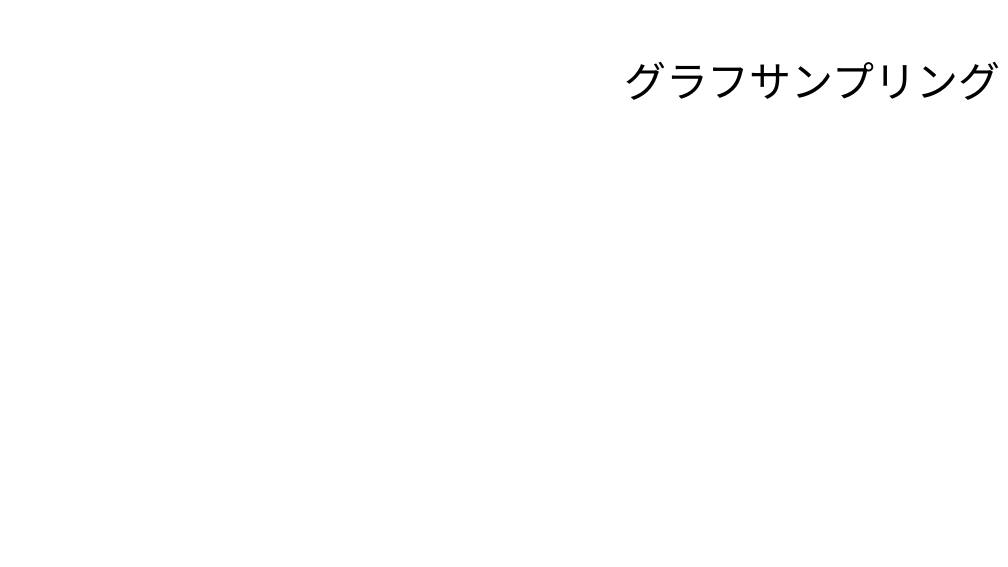
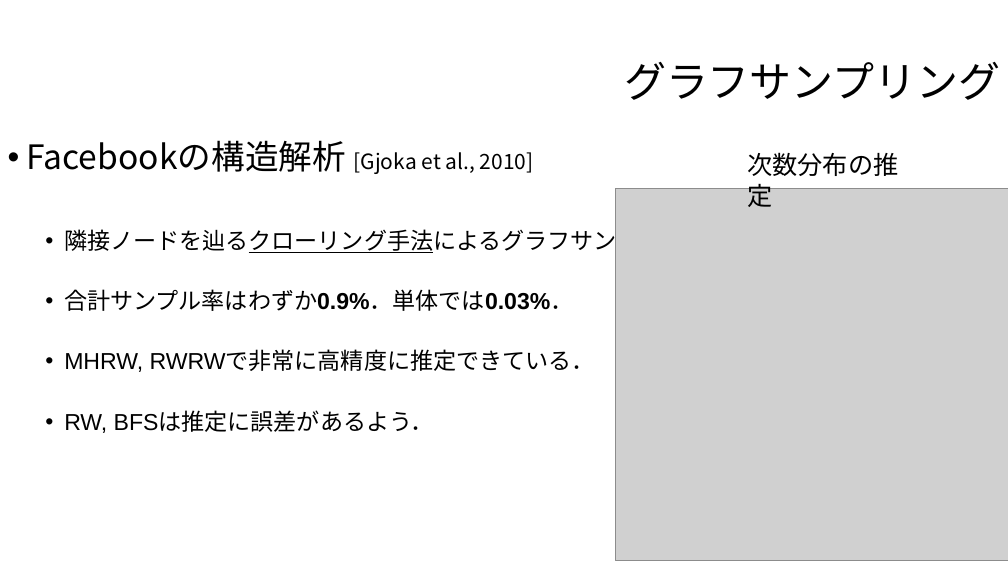
Before and after one commit to hiragaatsuya/trial_shudolab_2019, a slide deck: slide 11 of 第1回スライド.pptx. Drawn at 1008x567 pixels with LibreOffice and Linux fonts; fonts in the diff are those of the drawing; grey boxes stand for pictures; background and template pictures are left out. Boxes give left, top, right and bottom in pixels: in the first picture for what was removed or moved away, otherwise in the second. Text is boxed around its words. In the diff, an @@ line names an element or a change of style, - is before the commit and + after.

```diff
--- a/第1回スライド.pptx
+++ b/第1回スライド.pptx
@@ text added at (x1=26, y1=140, x2=712, y2=433), 22 pt, text #000000 @@
+• Facebookの構造解析 [Gjoka et al., 2010]
+  • 隣接ノードを辿るクローリング手法によるグラフサンプリング.
+  • 合計サンプル率はわずか0.9%．単体では0.03%．
+  • MHRW, RWRWで非常に高精度に推定できている．
+  • RW, BFSは推定に誤差があるよう．
@@ text added at (x1=747, y1=152, x2=898, y2=207), 24 pt, text #000000 @@
+次数分布の推定
@@ picture added at (x1=616, y1=188, x2=1008, y2=560) @@
```
Also in this commit, not shown: 3 other slides changed, 1 other file.
